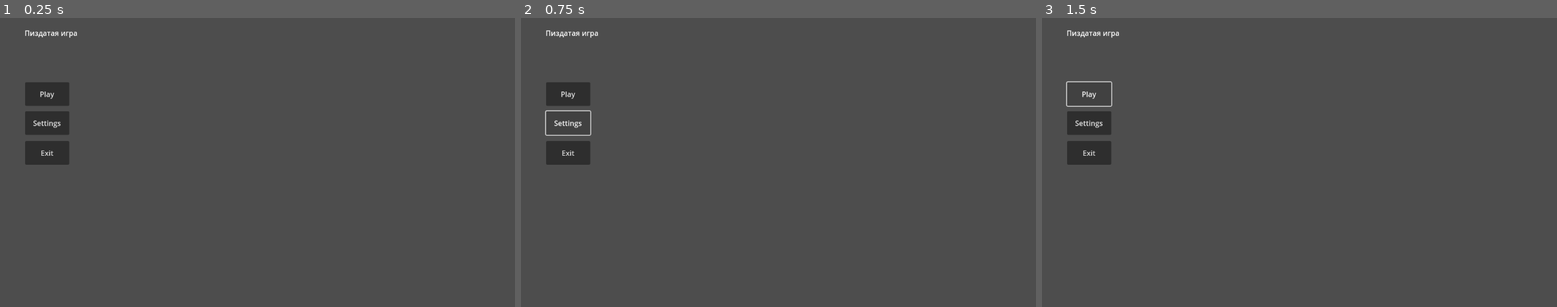
Above: before the commit, frames 1-3 (left to right).
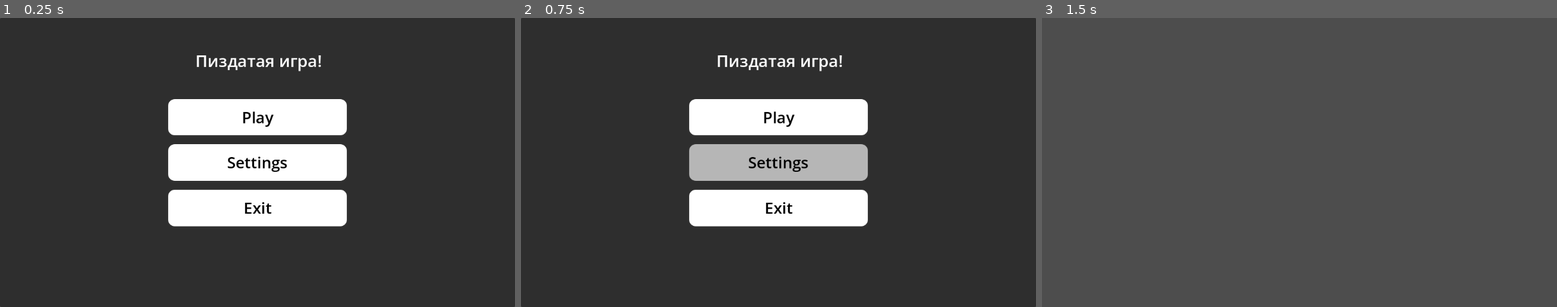
Above: after the commit, the same moments.

Repository: Ruarhid/GODOT_P
Game: Godot game, scene res://scenes/menu/main_menu.tscn
Two runs of this game, one before a commit and one after it. Both use one fixed random seed, a clock stepped at 60 frames per second and the inputs below. Before the commit the project starts from res://node_2d.tscn.
Inputs:
- Up to frame 1 (0.25 s): no input
- Up to frame 2 (0.75 s): click "Settings" at 0.5 s
- Up to frame 3 (1.5 s): click "Play" at 1.25 s

The runs differ from the first frame. In frame 1, 98% of the frame differs, in the area x 0-100%, y 0-100%; in frame 2, 98%; in frame 3, 1.6%.

Commit message:
new main_menu

Diff:
--- a/project.godot
+++ b/project.godot
@@ -11,7 +11,7 @@
 [application]
 
 config/name="Новый игровой проект"
-run/main_scene="uid://ckqrd1aj6yt5g"
+run/main_scene="uid://d4buxj1x4un48"
 config/features=PackedStringArray("4.4", "Forward Plus")
 config/icon="res://icon.svg"
 
--- /dev/null
+++ b/scenes/level.tscn
@@ -0,0 +1,3 @@
+[gd_scene format=3 uid="uid://bnlliddm81sxt"]
+
+[node name="Level" type="Node2D"]
--- /dev/null
+++ b/scenes/menu/main_menu.tscn
@@ -0,0 +1,126 @@
+[gd_scene load_steps=6 format=3 uid="uid://d4buxj1x4un48"]
+
+[ext_resource type="Script" uid="uid://bptvsejqq44o5" path="res://scripts/main_menu.gd" id="1_nl8w3"]
+
+[sub_resource type="StyleBoxEmpty" id="StyleBoxEmpty_70654"]
+
+[sub_resource type="StyleBoxFlat" id="StyleBoxFlat_nl8w3"]
+bg_color = Color(0.713726, 0.713726, 0.713726, 1)
+corner_radius_top_left = 15
+corner_radius_top_right = 15
+corner_radius_bottom_right = 15
+corner_radius_bottom_left = 15
+shadow_color = Color(0.196078, 0.196078, 0.196078, 0.6)
+shadow_size = 5
+
+[sub_resource type="StyleBoxFlat" id="StyleBoxFlat_3rkf3"]
+bg_color = Color(0.494118, 0.494118, 0.494118, 1)
+corner_radius_top_left = 15
+corner_radius_top_right = 15
+corner_radius_bottom_right = 15
+corner_radius_bottom_left = 15
+shadow_color = Color(0.196078, 0.196078, 0.196078, 0.6)
+shadow_size = 5
+shadow_offset = Vector2(0, 3)
+
+[sub_resource type="StyleBoxFlat" id="StyleBoxFlat_247la"]
+bg_color = Color(1, 1, 1, 1)
+corner_radius_top_left = 15
+corner_radius_top_right = 15
+corner_radius_bottom_right = 15
+corner_radius_bottom_left = 15
+shadow_color = Color(0.196078, 0.196078, 0.196078, 0.6)
+shadow_size = 5
+shadow_offset = Vector2(0, 3)
+
+[node name="main_menu" type="Control"]
+layout_mode = 3
+anchors_preset = 15
+anchor_right = 1.0
+anchor_bottom = 1.0
+grow_horizontal = 2
+grow_vertical = 2
+script = ExtResource("1_nl8w3")
+
+[node name="Panel" type="Panel" parent="."]
+layout_mode = 1
+anchors_preset = 15
+anchor_right = 1.0
+anchor_bottom = 1.0
+grow_horizontal = 2
+grow_vertical = 2
+
+[node name="VBoxContainer" type="VBoxContainer" parent="Panel"]
+layout_mode = 1
+anchors_preset = 8
+anchor_left = 0.5
+anchor_top = 0.5
+anchor_right = 0.5
+anchor_bottom = 0.5
+offset_left = -200.0
+offset_top = -142.5
+offset_right = 200.0
+offset_bottom = 142.5
+grow_horizontal = 2
+grow_vertical = 2
+theme_override_constants/separation = 20
+
+[node name="Play" type="Button" parent="Panel/VBoxContainer"]
+layout_mode = 2
+size_flags_vertical = 3
+theme_override_colors/font_hover_color = Color(0, 0, 0, 1)
+theme_override_colors/font_color = Color(0, 0, 0, 1)
+theme_override_colors/font_focus_color = Color(0, 0, 0, 1)
+theme_override_colors/font_pressed_color = Color(0, 0, 0, 1)
+theme_override_font_sizes/font_size = 35
+theme_override_styles/focus = SubResource("StyleBoxEmpty_70654")
+theme_override_styles/hover = SubResource("StyleBoxFlat_nl8w3")
+theme_override_styles/pressed = SubResource("StyleBoxFlat_3rkf3")
+theme_override_styles/normal = SubResource("StyleBoxFlat_247la")
+text = "Play"
+
+[node name="Settings" type="Button" parent="Panel/VBoxContainer"]
+layout_mode = 2
+size_flags_vertical = 3
+theme_override_colors/font_hover_color = Color(0, 0, 0, 1)
+theme_override_colors/font_color = Color(0, 0, 0, 1)
+theme_override_colors/font_focus_color = Color(0, 0, 0, 1)
+theme_override_colors/font_pressed_color = Color(0, 0, 0, 1)
+theme_override_font_sizes/font_size = 35
+theme_override_styles/focus = SubResource("StyleBoxEmpty_70654")
+theme_override_styles/hover = SubResource("StyleBoxFlat_nl8w3")
+theme_override_styles/pressed = SubResource("StyleBoxFlat_3rkf3")
+theme_override_styles/normal = SubResource("StyleBoxFlat_247la")
+text = "Settings"
+
+[node name="Exit" type="Button" parent="Panel/VBoxContainer"]
+layout_mode = 2
+size_flags_vertical = 3
+theme_override_colors/font_hover_color = Color(0, 0, 0, 1)
+theme_override_colors/font_color = Color(0, 0, 0, 1)
+theme_override_colors/font_focus_color = Color(0, 0, 0, 1)
+theme_override_colors/font_pressed_color = Color(0, 0, 0, 1)
+theme_override_font_sizes/font_size = 35
+theme_override_styles/focus = SubResource("StyleBoxEmpty_70654")
+theme_override_styles/hover = SubResource("StyleBoxFlat_nl8w3")
+theme_override_styles/pressed = SubResource("StyleBoxFlat_3rkf3")
+theme_override_styles/normal = SubResource("StyleBoxFlat_247la")
+text = "Exit"
+
+[node name="Label" type="Label" parent="."]
+layout_mode = 1
+anchors_preset = 5
+anchor_left = 0.5
+anchor_right = 0.5
+offset_left = -139.0
+offset_top = 62.0
+offset_right = 144.0
+offset_bottom = 129.0
+grow_horizontal = 2
+theme_override_font_sizes/font_size = 37
+text = "Пиздатая игра!"
+vertical_alignment = 1
+
+[connection signal="pressed" from="Panel/VBoxContainer/Play" to="." method="_on_play_pressed"]
+[connection signal="pressed" from="Panel/VBoxContainer/Settings" to="." method="_on_settings_pressed"]
+[connection signal="pressed" from="Panel/VBoxContainer/Exit" to="." method="_on_exit_pressed"]
--- /dev/null
+++ b/scripts/main_menu.gd
@@ -0,0 +1,12 @@
+extends Control
+
+func _on_play_pressed() -> void:
+	get_tree().change_scene_to_file("res://scenes/level.tscn")
+
+
+#func _on_settings_pressed() -> void:
+	#pass # Replace with function body.
+
+
+func _on_exit_pressed() -> void:
+	get_tree().quit()
Not shown, added: scripts/main_menu.gd.uid
